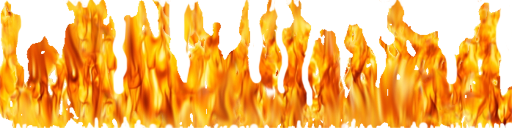
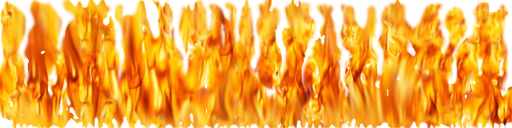
Revision of a layered 512x128 image; what changed, layer by layer:
painted on "Color +Mask" over (1, 0, 511, 107)
